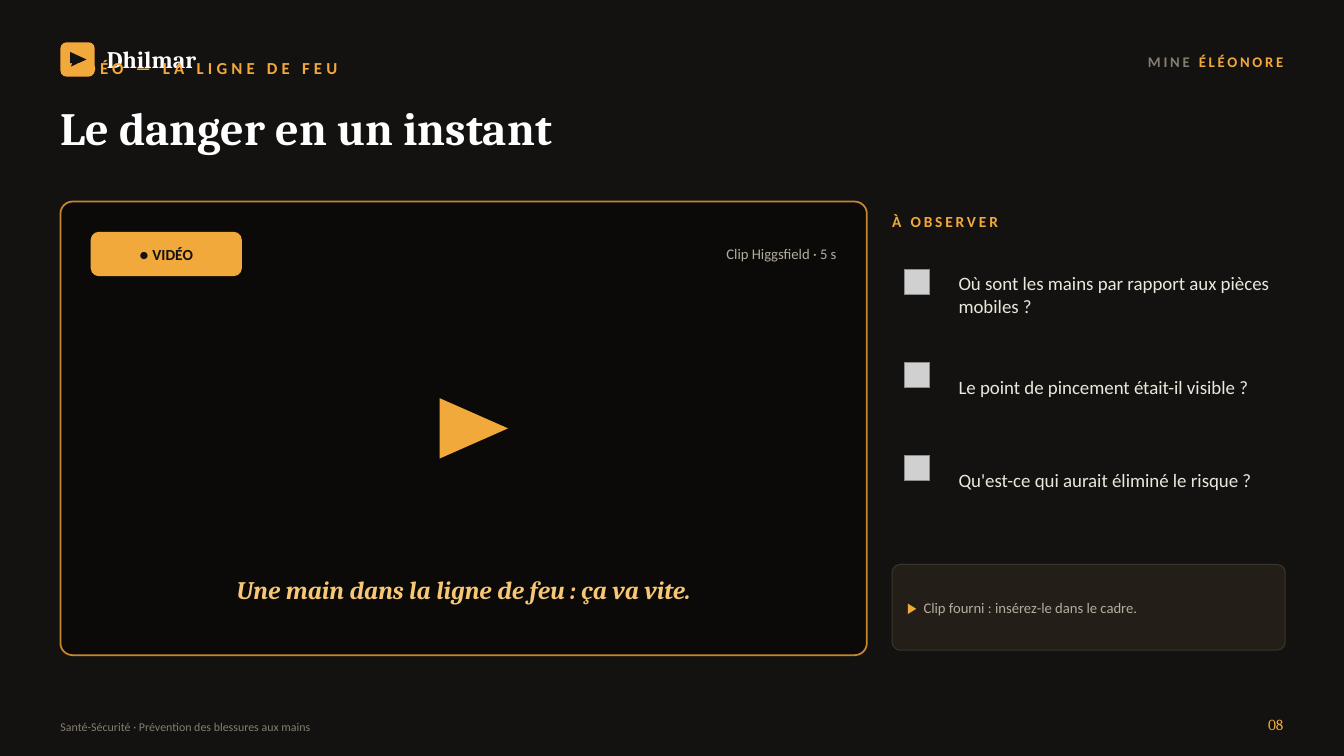
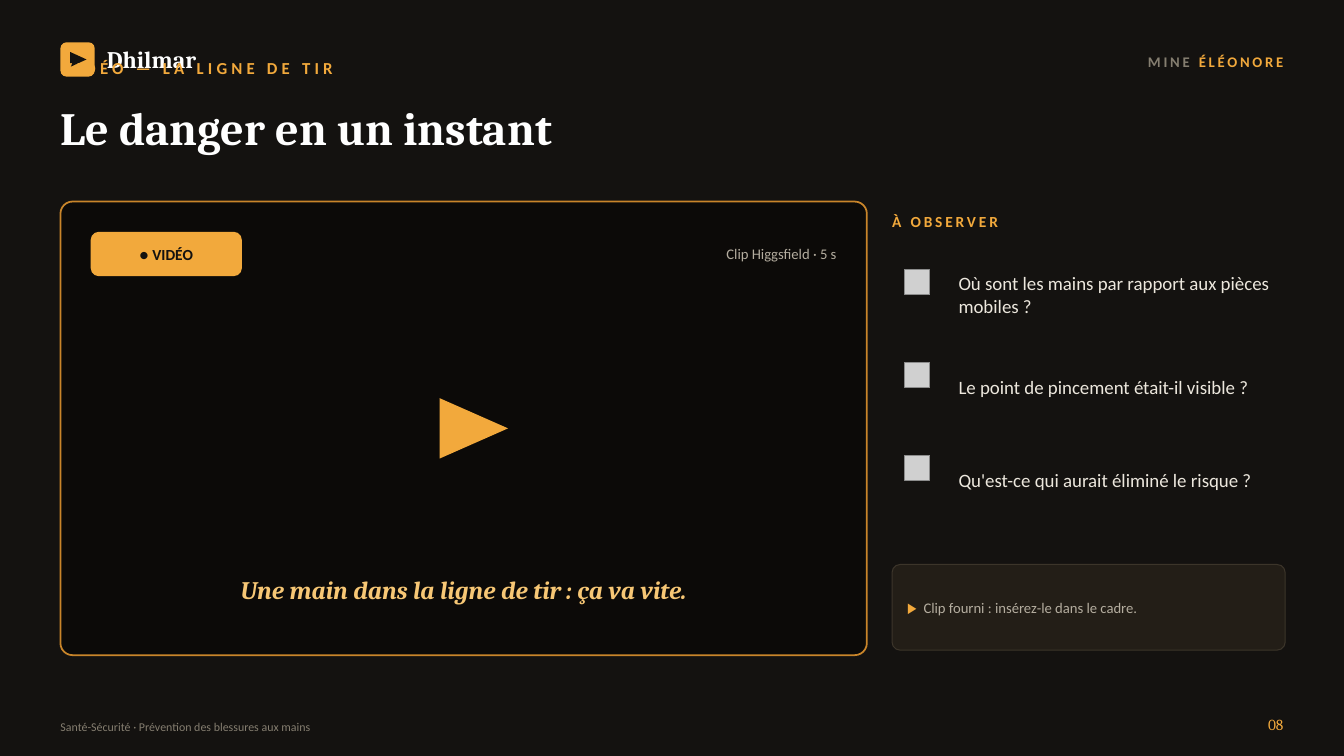
Before and after one commit to sebass819/sebastien, a slide deck: slide 8 of presentation-sst-mains/Dhilmar-Prevention-Blessures-Mains.pptx. Drawn at 1344x756 pixels with LibreOffice and Linux fonts; fonts in the diff are those of the drawing; grey boxes stand for pictures. Boxes give left, top, right and bottom in pixels: in the first picture for what was removed or moved away, otherwise in the second. Text is boxed around its words. In the diff, an @@ line names an element or a change of style, - is before the commit and + after.

```diff
--- a/presentation-sst-mains/Dhilmar-Prevention-Blessures-Mains.pptx
+++ b/presentation-sst-mains/Dhilmar-Prevention-Blessures-Mains.pptx
@@ text at (163,60,333,78): text changed @@
-VIDÉO — LA LIGNE DE FEU
+VIDÉO — LA LIGNE DE TIR
@@ text at (241,581,687,605): text changed @@
-Une main dans la ligne de feu : ça va vite.
+Une main dans la ligne de tir : ça va vite.
```
Also in this commit, not shown: 4 other slides changed, 4 other files.
